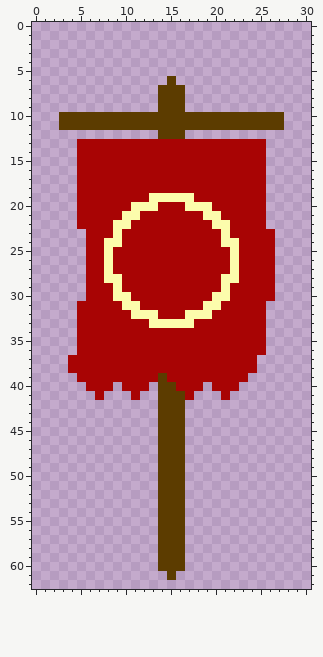
Pixel-art sprite, stored at landviewdattabs/landview_ensign/ensign_neo3.png. Above: the version before the commit.
The file is 31x63 pixels.
Once edited:
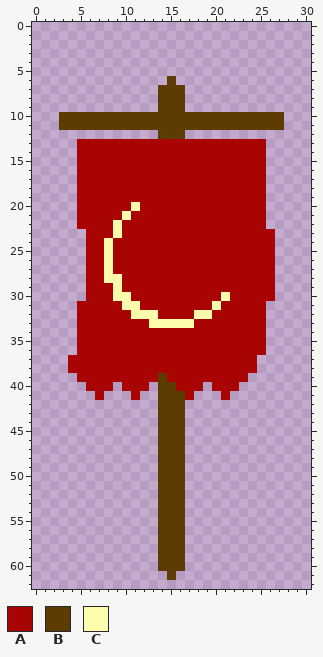
Palette (. is transparent): A #a80404  B #5c3c00  C #fcfcac
Difference:
@@ x 7..24 @@
 18 AAAAAAAAAAAAAAAAAA
-19 AAAAAACCCCCAAAAAAA
-20 AAAACCCAAACCCAAAAA
-21 AAACCAAAAAAACCAAAA
-22 AACCAAAAAAAAACCAAA
-23 AACAAAAAAAAAAACAAA
-24 ACCAAAAAAAAAAACCAA
-25 ACAAAAAAAAAAAAACAA
-26 ACAAAAAAAAAAAAACAA
-27 ACAAAAAAAAAAAAACAA
-28 ACCAAAAAAAAAAACCAA
-29 AACAAAAAAAAAAACAAA
-30 AACCAAAAAAAAACCAAA
-31 AAACCAAAAAAACCAAAA
-32 AAAACCCAAACCCAAAAA
+19 AAAAAAAAAAAAAAAAAA
+20 AAAACAAAAAAAAAAAAA
+21 AAACAAAAAAAAAAAAAA
+22 AACAAAAAAAAAAAAAAA
+23 AACAAAAAAAAAAAAAAA
+24 ACAAAAAAAAAAAAAAAA
+25 ACAAAAAAAAAAAAAAAA
+26 ACAAAAAAAAAAAAAAAA
+27 ACAAAAAAAAAAAAAAAA
+28 ACCAAAAAAAAAAAAAAA
+29 AACAAAAAAAAAAAAAAA
+30 AACCAAAAAAAAAACAAA
+31 AAACCAAAAAAAACAAAA
+32 AAAACCCAAAACCAAAAA
 33 AAAAAACCCCCAAAAAAA
